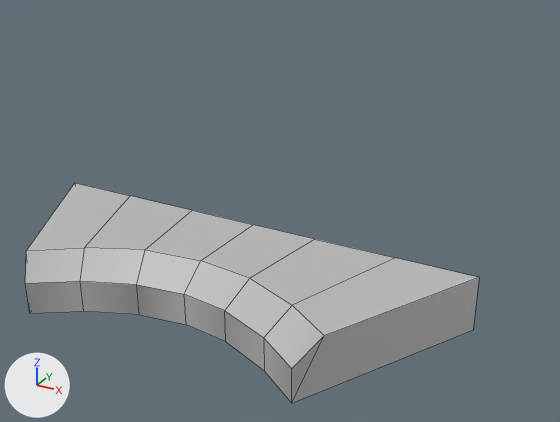
Renders of the FBX model SpaceZork/Assets/Models/Desk.fbx from each side of a commit.
Camera for both pictures: a camera (50 mm lens) standing at (0.1019, -0.1473, 0.1049) and looking at (0.0147, 0.0113, 0.0256). Lighting does not change. The marker at lower left points along +X, +Y and +Z. Mesh edges are drawn as thin lines. Where no turn or scale is listed for an object, it has been applied to the vertices.

Names of what the first picture shows: 'Desk'.
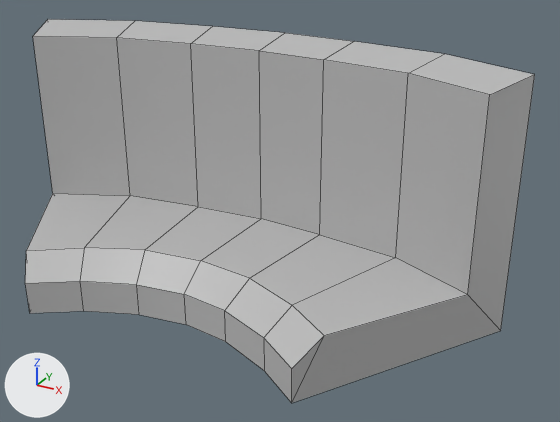
Location of each change, (x1, y1, x2, y2) in pixels of the pictures (560 x 422 px):
```json
{"object": "Desk", "change": "reshaped", "before": [25, 183, 479, 403], "after": [25, 19, 535, 403], "on screen": "12% wider, 74% taller"}
{"part": 1, "of": "me_mesh", "change": "built on", "before": [27, 183, 479, 399], "after": [27, 19, 535, 399]}
```

Edits to the scene script, one JSON object a line:
```json
{"block": "me_mesh", "where": "me_mesh.from_pydata(...)  # 30 vertices, 22 faces; spans x -0.0643..0.0643, y -0.0264..0.021, z 0.0..0.0149"}
{"block": "me_mesh", "where": "# used by ob_desk; location = (0.0, 0.0, 0.0)"}
{"block": "me_mesh", "where": "# verts and faces of me_mesh; kept vertices keep their numbers, new ones are numbered from 30"}
{"block": "me_mesh", "where": "# before: 8 (-0.0643, 0.021, 0.0148) at pixel (74, 182), 9 (0.0643, 0.021, 0.0148) at pixel (479, 277), 10 (-0.0643, 0.021, 0.0), 11 (0.0643, 0.021, 0.0) at pixel (473, 329), 14 (0.02, 0.021, 0.0148) at pixel (314, 239)"}
{"block": "me_mesh", "where": "# before: 17 (-0.0196, 0.021, 0.0148) at pixel (192, 210), 21 (0.0009, 0.021, 0.0148) at pixel (253, 224), 22 (0.0429, 0.021, 0.0148) at pixel (395, 257), 26 (-0.0423, 0.021, 0.0148) at pixel (130, 195)"}
{"block": "me_mesh", "change": "me_mesh part 1"}
{"op": "add", "block": "me_mesh", "code": "verts[8] = (-0.0643, 0.0114, 0.0148)  # moved, pixel (52, 193)"}
{"op": "add", "block": "me_mesh", "code": "verts[9] = (0.0643, 0.0114, 0.0148)  # moved, pixel (467, 294)"}
{"op": "add", "block": "me_mesh", "code": "verts[10] = (-0.0704, 0.0239, 0.0)  # moved"}
{"op": "add", "block": "me_mesh", "code": "verts[11] = (0.0704, 0.0239, 0.0)  # moved, pixel (500, 330)"}
{"op": "add", "block": "me_mesh", "code": "verts[14] = (0.02, 0.0241, 0.0148)  # moved, pixel (319, 234)"}
{"op": "add", "block": "me_mesh", "code": "verts[17] = (-0.0196, 0.0241, 0.0148)  # moved, pixel (198, 206)"}
{"op": "add", "block": "me_mesh", "code": "verts[21] = (0.0009, 0.0255, 0.0148)  # moved, pixel (261, 218)"}
{"op": "add", "block": "me_mesh", "code": "for new, old in zip([*range(30, 37)], [8, 9, 14, 17, 21, 22, 26]): verts[new] = verts[old] + (0.0, 0.0, 0.0475)"}
{"op": "add", "block": "me_mesh", "code": "verts[37] = (0.0704, 0.0239, 0.0646)  # pixel (534, 74)"}
{"op": "add", "block": "me_mesh", "code": "verts[38] = (0.047, 0.0345, 0.0646)  # pixel (444, 53)"}
{"op": "add", "block": "me_mesh", "code": "verts[39] = (0.0009, 0.0394, 0.0646)  # pixel (285, 32)"}
{"op": "add", "block": "me_mesh", "code": "verts[40] = (-0.0214, 0.0378, 0.0646)  # pixel (212, 26)"}
{"op": "add", "block": "me_mesh", "code": "verts[41] = (-0.0463, 0.0345, 0.0646)  # pixel (135, 20)"}
{"op": "add", "block": "me_mesh", "code": "verts[42] = (0.0219, 0.0378, 0.0646)  # pixel (354, 41)"}
{"op": "add", "block": "me_mesh", "code": "verts[43] = (-0.0704, 0.0239, 0.0646)  # pixel (47, 19)"}
{"op": "add", "block": "me_mesh", "code": "faces += [(9, 31, 35, 22), (17, 21, 34, 33), (17, 33, 36, 26), (14, 32, 34, 21), (14, 22, 35, 32), (8, 26, 36, 30)]"}
{"op": "add", "block": "me_mesh", "code": "faces += [(9, 11, 37, 31), (31, 37, 38, 35), (33, 34, 39, 40), (33, 40, 41, 36), (32, 42, 39, 34), (32, 35, 38, 42)]"}
{"op": "add", "block": "me_mesh", "code": "faces += [(8, 30, 43, 10), (30, 36, 41, 43)]"}
```
